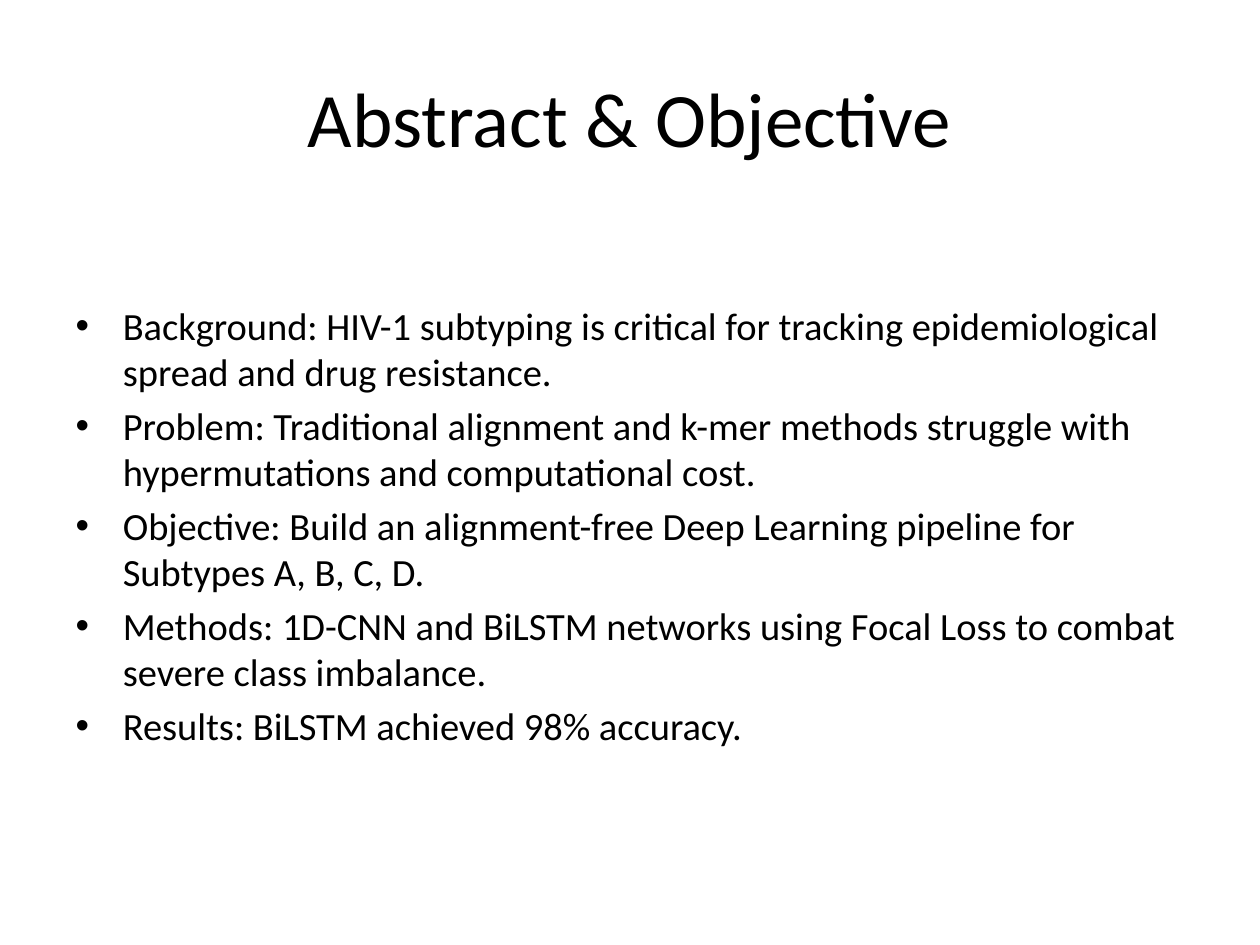
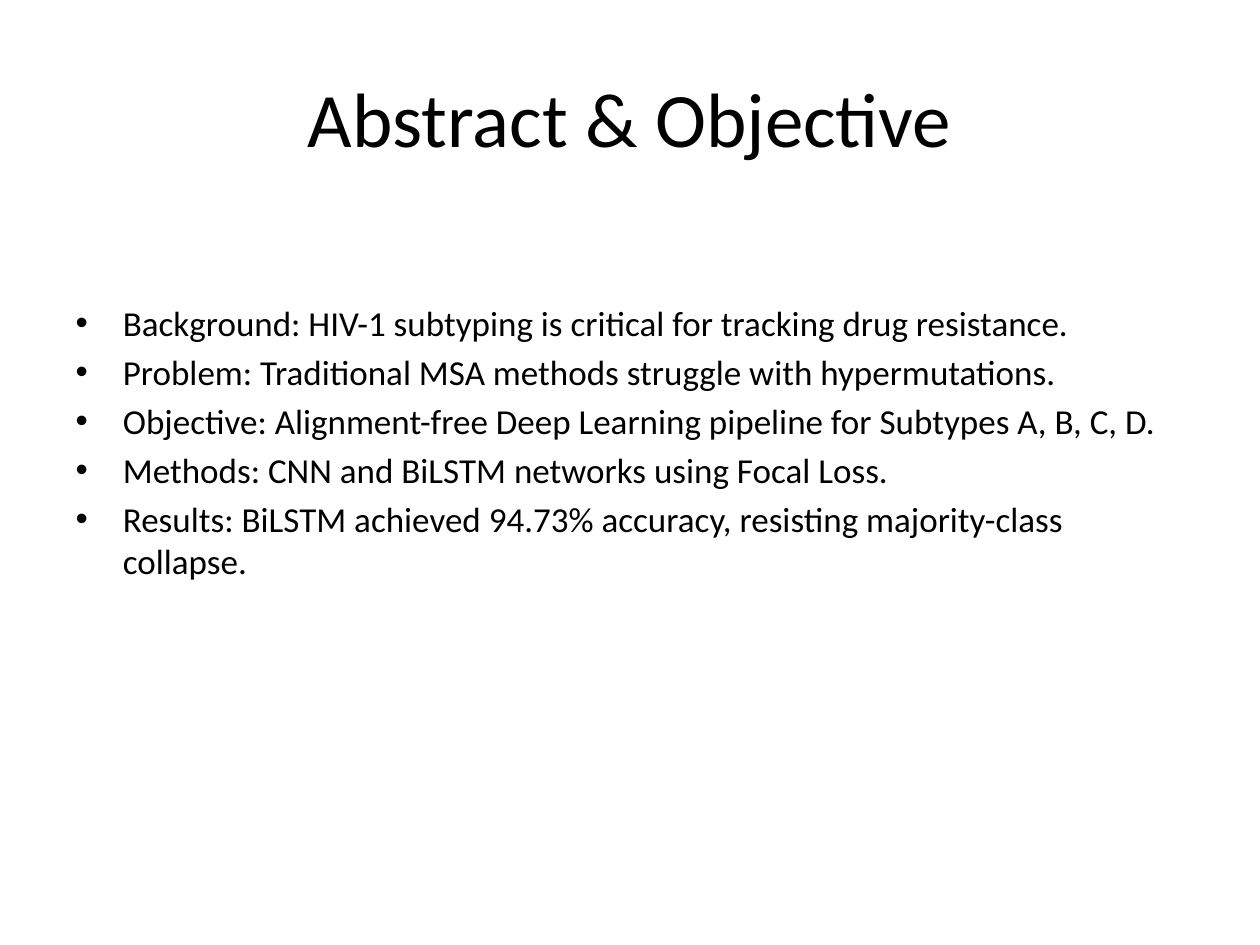
Before and after one commit to JNagawa/HIV_subtype_classifier_DeepLearning, a slide deck: slide 2 of reports/presentation.pptx. Drawn at 1260x945 pixels with LibreOffice and Linux fonts; fonts in the diff are those of the drawing. Boxes give left, top, right and bottom in pixels: in the first picture for what was removed or moved away, otherwise in the second. Text is boxed around its words. In the diff, an @@ line names an element or a change of style, - is before the commit and + after.

```diff
--- a/reports/presentation.pptx
+++ b/reports/presentation.pptx
@@ text at (x1=123, y1=311, x2=1155, y2=580): text changed; size 22 to 20 pt @@
-• Background: HIV-1 subtyping is critical for tracking epidemiological spread and drug resistance.
-• Problem: Traditional alignment and k-mer methods struggle with hypermutations and computational cost.
-• Objective: Build an alignment-free Deep Learning pipeline for Subtypes A, B, C, D.
-• Methods: 1D-CNN and BiLSTM networks using Focal Loss to combat severe class imbalance.
-• Results: BiLSTM achieved 98% accuracy.
+• Background: HIV-1 subtyping is critical for tracking drug resistance.
+• Problem: Traditional MSA methods struggle with hypermutations.
+• Objective: Alignment-free Deep Learning pipeline for Subtypes A, B, C, D.
+• Methods: CNN and BiLSTM networks using Focal Loss.
+• Results: BiLSTM achieved 94.73% accuracy, resisting majority-class collapse.
```
Also in this commit, not shown: 11 other slides changed, 1 slide added, 1 slide removed, 3 other files.
